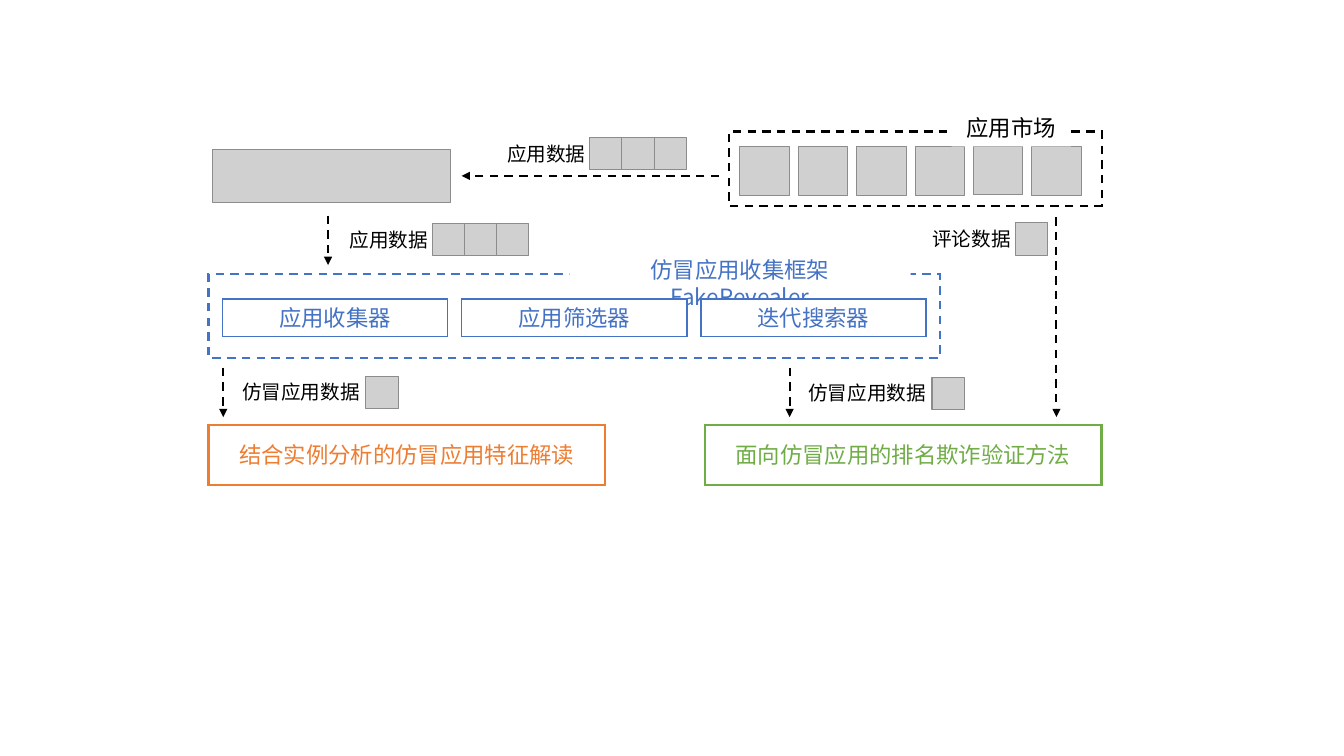
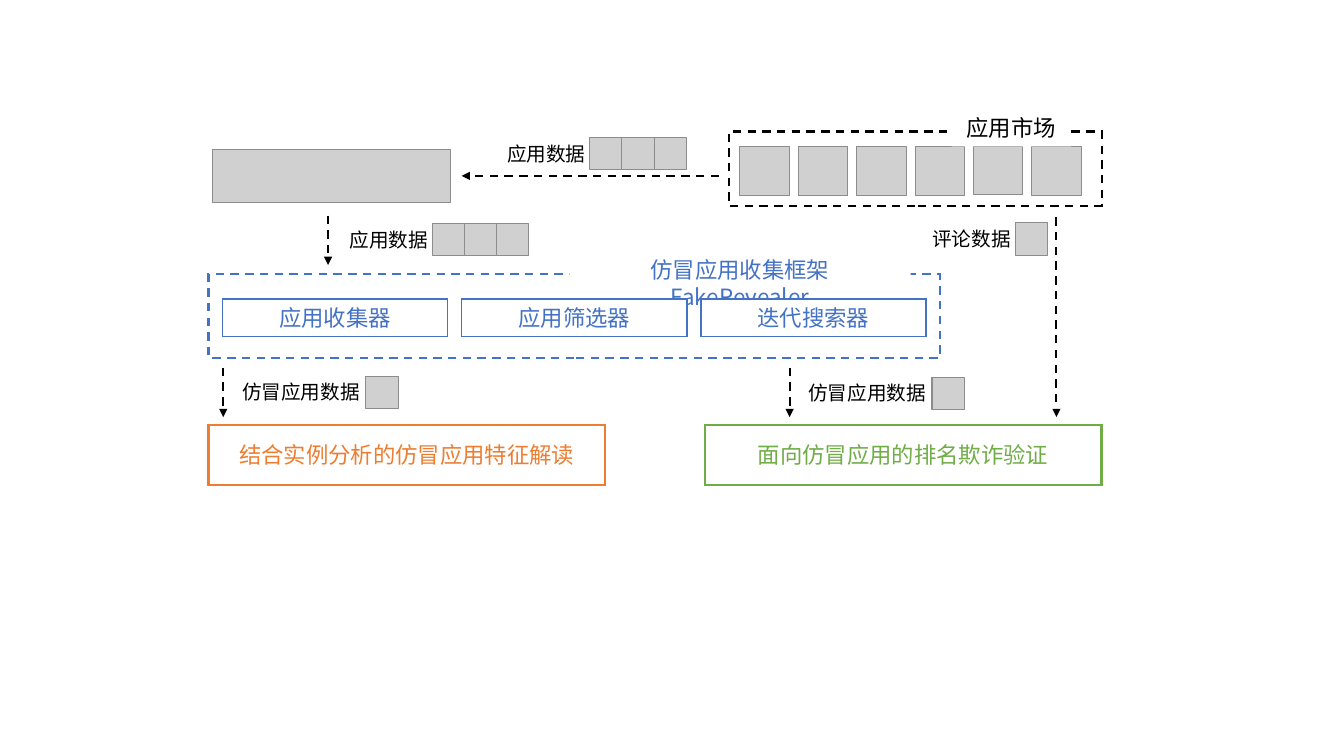
Before and after one commit to miniminiwhite/master-thesis, a slide deck: slide 3 of edwin_2019/Figures/edwin-overview.pptx. Drawn at 1344x756 pixels with LibreOffice and Linux fonts; fonts in the diff are those of the drawing; grey boxes stand for pictures. Boxes give left, top, right and bottom in pixels: in the first picture for what was removed or moved away, otherwise in the second. Text is boxed around its words. In the diff, an @@ line names an element or a change of style, - is before the commit and + after.

```diff
--- a/edwin_2019/Figures/edwin-overview.pptx
+++ b/edwin_2019/Figures/edwin-overview.pptx
@@ text in rectangle at bbox=[758, 444, 1048, 465]: text changed @@
-面向仿冒应用的排名欺诈验证方法
+面向仿冒应用的排名欺诈验证
```
Also in this commit, not shown: 10 other files.
